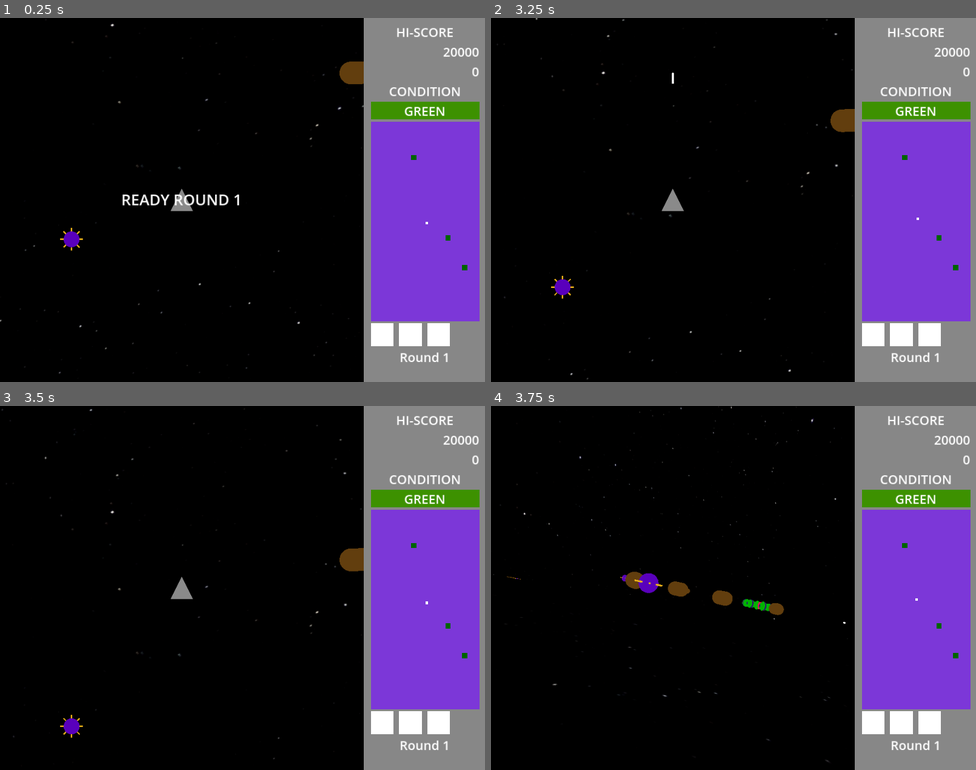
Above: before the commit, frames 1-4 (two rows, left to right).
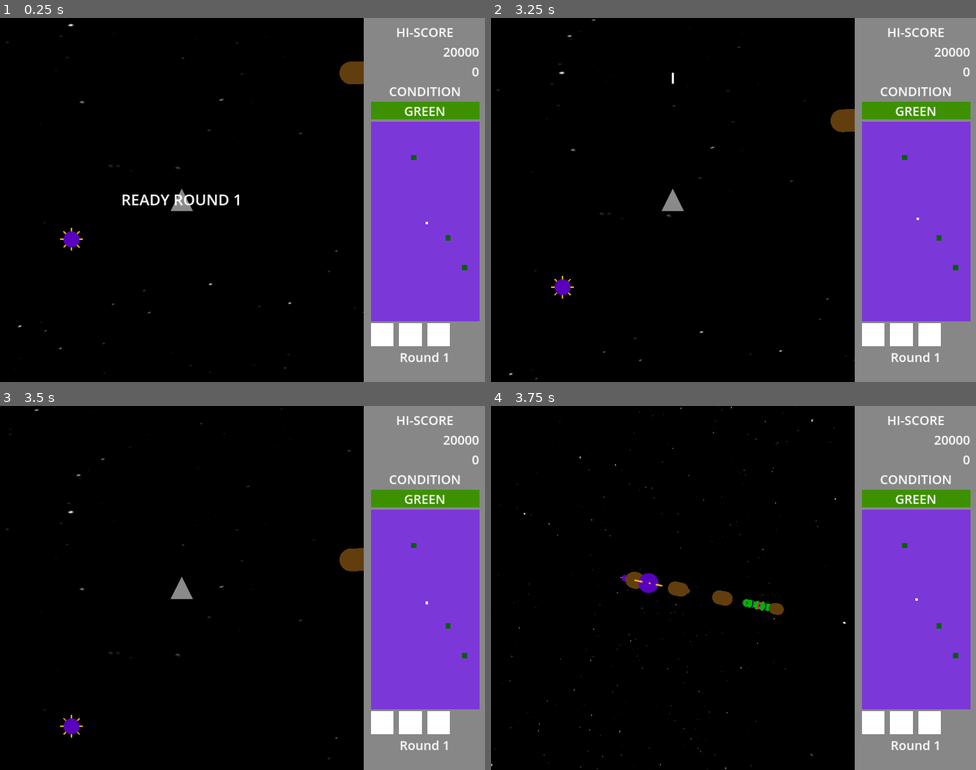
Above: after the commit, the same moments.

Repository: davis-trem/Bosconian3D
Game: Godot game, scene res://screens/game_play_screen.tscn
Two runs of this game, one before a commit and one after it. Both use one fixed random seed, a clock stepped at 60 frames per second and the inputs below.
Inputs:
- Up to frame 1 (0.25 s): no input
- Up to frame 2 (3.25 s): tap Enter (ui_accept) at 0.5, 0.77, 1.25, 1.52, 2, 2.75, 3.02 s; hold Right (ui_right) 0.53-1.28 s; hold Shift (toggle_camera) 0.53-1.28 s; hold Down (ui_down) 1.28-2.03 s; tap Shift (toggle_camera) at 1.35, 2.85 s; hold Right (ui_right) 2.03-2.78 s; hold Shift (toggle_camera) 2.03-2.78 s; hold Up (ui_up) from 2.78 s (still down)
- Up to frame 3 (3.5 s): keep holding Up (ui_up)
- Up to frame 4 (3.75 s): release Up (ui_up) at 3.53 s; hold Left (ui_left) from 3.53 s (still down); hold Shift (toggle_camera) from 3.53 s (still down)

The runs differ from the first frame. In frame 1, 0.2% of the frame differs, in the area x 0-75%, y 1-98%; in frame 2, 0.2%, in the area x 1-75%, y 0-100%; in frame 3, 0.1%; in frame 4, 0.1%.

Commit message:
update mirrored battle field

Diff:
--- a/client/scenes/battle_field.tscn
+++ b/client/scenes/battle_field.tscn
@@ -14,28 +14,16 @@
 frame_2/duration = 1.0
 
 [sub_resource type="PanoramaSkyMaterial" id="PanoramaSkyMaterial_aco4a"]
-panorama = SubResource("AnimatedTexture_odaph")
+panorama = SubResource("AnimatedTexture_3b67l")
 
-[sub_resource type="Sky" id="Sky_08knd"]
+[sub_resource type="Sky" id="Sky_focnx"]
 sky_material = SubResource("PanoramaSkyMaterial_aco4a")
 
 [sub_resource type="Environment" id="Environment_ny3cu"]
 background_mode = 2
-sky = SubResource("Sky_08knd")
+sky = SubResource("Sky_focnx")
 ambient_light_source = 2
 ambient_light_color = Color(1, 1, 1, 1)
-
-[sub_resource type="ViewportTexture" id="ViewportTexture_rfeow"]
-viewport_path = NodePath("TopDownMirrors/TopMirror/SubViewport")
-
-[sub_resource type="ViewportTexture" id="ViewportTexture_cpxkf"]
-viewport_path = NodePath("TopDownMirrors/BottomMirror/SubViewport")
-
-[sub_resource type="ViewportTexture" id="ViewportTexture_brsg6"]
-viewport_path = NodePath("TopDownMirrors/LeftMirror/SubViewport")
-
-[sub_resource type="ViewportTexture" id="ViewportTexture_vaxcs"]
-viewport_path = NodePath("TopDownMirrors/RightMirror/SubViewport")
 
 [sub_resource type="SpriteFrames" id="SpriteFrames_qie0s"]
 animations = [{
@@ -57,81 +45,17 @@
 [sub_resource type="BoxShape3D" id="BoxShape3D_emdh6"]
 size = Vector3(64, 50, 112)
 
+[sub_resource type="BoxShape3D" id="BoxShape3D_lqu61"]
+size = Vector3(48, 45, 96)
+
 [node name="BattleField" type="Node3D"]
 script = ExtResource("1_ppidl")
 
 [node name="WorldEnvironment" type="WorldEnvironment" parent="."]
 environment = SubResource("Environment_ny3cu")
 
-[node name="TopDownMirrors" type="Node3D" parent="."]
-
-[node name="TopMirror" type="Node3D" parent="TopDownMirrors"]
-
-[node name="SubViewport" type="SubViewport" parent="TopDownMirrors/TopMirror"]
-size = Vector2i(7168, 1024)
-
-[node name="Camera3D" type="Camera3D" parent="TopDownMirrors/TopMirror/SubViewport"]
-transform = Transform3D(1, 0, 0, 0, -4.37114e-08, 1, 0, -1, -4.37114e-08, 0, 13.575, 48)
-keep_aspect = 0
-projection = 1
-size = 112.0
-
-[node name="Sprite3D" type="Sprite3D" parent="TopDownMirrors/TopMirror"]
-transform = Transform3D(1.58, 0, 0, 0, 1.58, 0, 0, 0, 1.58, 0, -3, -64)
-axis = 1
-texture = SubResource("ViewportTexture_rfeow")
-
-[node name="BottomMirror" type="Node3D" parent="TopDownMirrors"]
-
-[node name="SubViewport" type="SubViewport" parent="TopDownMirrors/BottomMirror"]
-size = Vector2i(7168, 1024)
-
-[node name="Camera3D" type="Camera3D" parent="TopDownMirrors/BottomMirror/SubViewport"]
-transform = Transform3D(1, 0, 0, 0, -4.37114e-08, 1, 0, -1, -4.37114e-08, 0, 13.575, -48)
-keep_aspect = 0
-projection = 1
-size = 112.0
-
-[node name="Sprite3D" type="Sprite3D" parent="TopDownMirrors/BottomMirror"]
-transform = Transform3D(1.58, 0, 0, 0, 1.58, 0, 0, 0, 1.58, 0, -3, 64)
-axis = 1
-texture = SubResource("ViewportTexture_cpxkf")
-
-[node name="LeftMirror" type="Node3D" parent="TopDownMirrors"]
-
-[node name="SubViewport" type="SubViewport" parent="TopDownMirrors/LeftMirror"]
-size = Vector2i(1024, 7168)
-
-[node name="Camera3D" type="Camera3D" parent="TopDownMirrors/LeftMirror/SubViewport"]
-transform = Transform3D(1, 0, 0, 0, -4.37114e-08, 1, 0, -1, -4.37114e-08, 24, 13.575, 0)
-projection = 1
-size = 112.0
-
-[node name="Sprite3D" type="Sprite3D" parent="TopDownMirrors/LeftMirror"]
-transform = Transform3D(1.58, 0, 0, 0, 1.58, 0, 0, 0, 1.58, -40, -3, 0)
-axis = 1
-texture = SubResource("ViewportTexture_brsg6")
-
-[node name="RightMirror" type="Node3D" parent="TopDownMirrors"]
-transform = Transform3D(-1, 0, -8.74228e-08, 0, 1, 0, 8.74228e-08, 0, -1, 0, 0, 0)
-
-[node name="SubViewport" type="SubViewport" parent="TopDownMirrors/RightMirror"]
-size = Vector2i(1024, 7168)
-
-[node name="Camera3D" type="Camera3D" parent="TopDownMirrors/RightMirror/SubViewport"]
-transform = Transform3D(1, 0, 0, 0, -4.37114e-08, 1, 0, -1, -4.37114e-08, -24, 13.575, 0)
-projection = 1
-size = 112.0
-
-[node name="Sprite3D" type="Sprite3D" parent="TopDownMirrors/RightMirror"]
-transform = Transform3D(1.58, 0, 0, 0, 1.58, 0, 0, 0, 1.58, -40, -3, 0)
-flip_h = true
-flip_v = true
-axis = 1
-texture = SubResource("ViewportTexture_vaxcs")
-
 [node name="TopDownSkyBox" type="AnimatedSprite3D" parent="."]
-transform = Transform3D(-1.36817e-07, 0, 3.13, 0, 3.13, 0, -3.13, 0, -1.36817e-07, 0, -3, 0)
+transform = Transform3D(-1.36817e-07, 0, 5, 0, 3.13, 0, -3.13, 0, -2.18557e-07, 0, -3, 0)
 axis = 1
 sprite_frames = SubResource("SpriteFrames_qie0s")
 frame_progress = 0.832703
@@ -148,5 +72,16 @@
 projection = 1
 size = 16.0
 
+[node name="MirrorArea" type="Area3D" parent="."]
+collision_layer = 15
+collision_mask = 15
+
+[node name="CollisionShape3D" type="CollisionShape3D" parent="MirrorArea"]
+shape = SubResource("BoxShape3D_lqu61")
+
 [connection signal="area_exited" from="BorderArea" to="." method="_on_border_area_area_exited"]
 [connection signal="body_exited" from="BorderArea" to="." method="_on_border_area_body_exited"]
+[connection signal="area_entered" from="MirrorArea" to="." method="_on_mirror_area_area_entered"]
+[connection signal="area_exited" from="MirrorArea" to="." method="_on_mirror_area_area_exited"]
+[connection signal="body_entered" from="MirrorArea" to="." method="_on_mirror_area_body_entered"]
+[connection signal="body_exited" from="MirrorArea" to="." method="_on_mirror_area_body_exited"]
--- a/client/scripts/battle_field.gd
+++ b/client/scripts/battle_field.gd
@@ -7,14 +7,24 @@
 @onready var border_area_shape = $BorderArea/CollisionShape3D
 @onready var spectador_camera = $SpectadorCamera
 @onready var top_down_sky_box = $TopDownSkyBox
-@onready var top_down_mirrors = $TopDownMirrors
+
+var mirrored_items = {}
 
 
-func _physics_process(delta):
+func _ready() -> void:
 	top_down_sky_box.play('default')
 	# Fix for area detection bug https://github.com/godotengine/godot/issues/74300#issuecomment-1519064875
 	# Considering "area" an Area3D, and layer 32 an unused layer
 	border_area.set_collision_layer_value(32, not border_area.get_collision_layer_value(32))
+
+
+func _physics_process(delta: float) -> void:
+	for key in mirrored_items.keys():
+		if key == null:
+			mirrored_items[key].queue_free()
+			mirrored_items.erase(key)
+		else:
+			mirrored_items[key].global_position = Util.get_mirror_border_position(key)
 
 
 func _on_border_area_body_exited(body: Node3D):
@@ -36,12 +46,10 @@
 	spectador_camera.current = true
 
 
-func _on_player_camera_toggle(is_top_down):
+func on_player_camera_toggle(is_top_down):
 	if is_top_down:
-		top_down_mirrors.show()
 		top_down_sky_box.show()
 	else:
-		top_down_mirrors.hide()
 		top_down_sky_box.hide()
 
 
@@ -51,3 +59,27 @@
 
 	for obstacle in get_tree().get_nodes_in_group('obstacle'):
 		obstacle.queue_free()
+
+
+func _on_mirror_area_body_exited(body: Node3D) -> void:
+	if body.is_in_group('player'):
+		return
+	mirrored_items[body] = body.duplicate()
+	add_child(mirrored_items[body])
+
+
+func _on_mirror_area_body_entered(body: Node3D) -> void:
+	if mirrored_items.has(body):
+		mirrored_items[body].queue_free()
+		mirrored_items.erase(body)
+
+
+func _on_mirror_area_area_exited(area: Area3D) -> void:
+	mirrored_items[area] = area.duplicate()
+	add_child(mirrored_items[area])
+
+
+func _on_mirror_area_area_entered(area: Area3D) -> void:
+	if mirrored_items.has(area):
+		mirrored_items[area].queue_free()
+		mirrored_items.erase(area)
--- a/client/scripts/game_progress.gd
+++ b/client/scripts/game_progress.gd
@@ -109,6 +109,7 @@
 	if peer_id == multiplayer.get_unique_id():
 		local_player_multiplayer_unique_id = peer_id
 		player.has_died.connect(game_play_screen.battle_field.on_player_has_died)
+		player.camera_toggle.connect(game_play_screen.battle_field.on_player_camera_toggle)
 
 
 func _draw_lives():
--- a/client/scripts/util.gd
+++ b/client/scripts/util.gd
@@ -13,14 +13,15 @@
 ]
 
 static func get_mirror_border_position(node: Node3D) -> Vector3:
-	var margin = 16
+	var w_margin = FIELD_WIDTH / 2
+	var h_margin = FIELD_HEIGHT / 2
 
 	var position = node.global_position
 	var mirrored_position = position
 
-	if FIELD_WIDTH - abs(position.x) <= margin:
+	if FIELD_WIDTH - abs(position.x) < w_margin:
 		mirrored_position.x = ((FIELD_WIDTH - abs(position.x) + FIELD_WIDTH) * (-1 if position.x > 0 else 1))
-	if FIELD_HEIGHT - abs(position.z) <= margin:
+	if FIELD_HEIGHT - abs(position.z) < h_margin:
 		mirrored_position.z = ((FIELD_HEIGHT - abs(position.z) + FIELD_HEIGHT) * (-1 if position.z > 0 else 1))
 
 	return mirrored_position
@@ -30,7 +31,7 @@
 	var direct_dist = node.global_position.distance_to(target.global_position)
 	var mirrored_postition = get_mirror_border_position(target)
 	var mirrored_dist = node.global_position.distance_to(mirrored_postition)
-	return target.global_position if direct_dist < mirrored_dist else mirrored_postition
+	return target.global_position if direct_dist <= mirrored_dist else mirrored_postition
 
 
 static func get_closest_node(node: Node3D, targets: Array[Node]):
Not shown: 1 places in client/scenes/battle_field.tscn that only renumber resources
